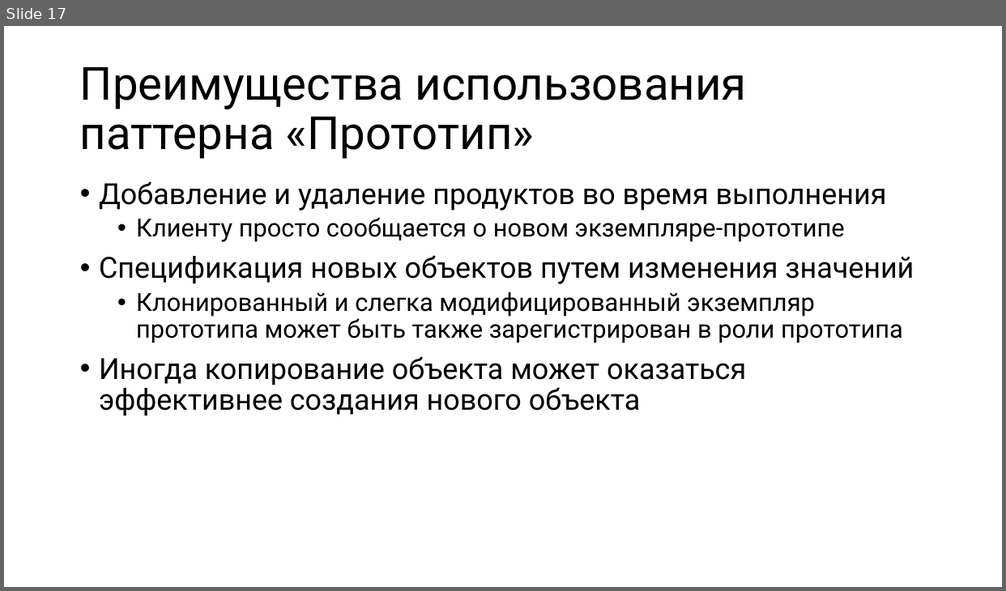
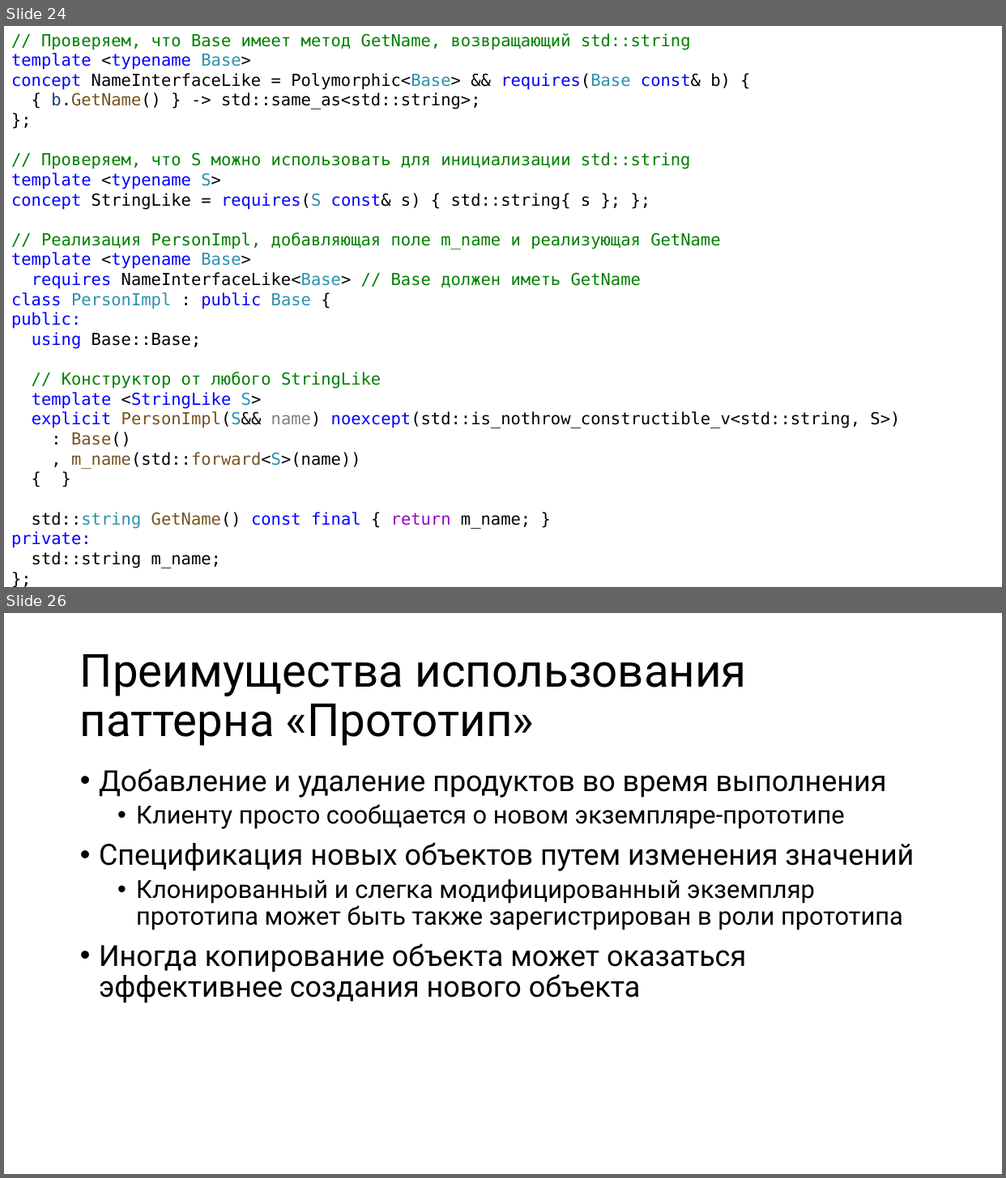
Before and after one commit to alexey-malov/ood, a slide deck: lectures/14.prototype/prototype.pptx. Shown one above the other, each under a label of ours: slide 17 before the commit, slides 24 and 26 after it; the slides between them are not shown. The pictures are 1006x591 and 1006x1178 pixels, drawn with LibreOffice and Linux fonts; fonts in the diff are those of the drawing. Boxes give left, top, right and bottom in pixels: in the first picture for what was removed or moved away, otherwise in the second. Text is boxed around its words. In the diff, an @@ line names an element or a change of style, - is before the commit and + after.

```diff
--- a/lectures/14.prototype/prototype.pptx
+++ b/lectures/14.prototype/prototype.pptx
@@ slide 24 added at <box>4,26,1002,587</box>, background #FFFFFF @@
@@ text added at <box>11,33,900,569</box>, 16 pt, text #000000 @@
+// Проверяем, что Base имеет метод GetName, возвращающий std::string
+template <typename Base>
+concept NameInterfaceLike = Polymorphic<Base> && requires(Base const& b) {
+{ b.GetName() } -> std::same_as<std::string>;
+};
+// Проверяем, что S можно использовать для инициализации std::string
+template <typename S>
+concept StringLike = requires(S const& s) { std::string{ s }; };
+// Реализация PersonImpl, добавляющая поле m_name и реализующая GetName
+template <typename Base>
+requires NameInterfaceLike<Base> // Base должен иметь GetName
+class PersonImpl : public Base {
+public:
+using Base::Base;
+// Конструктор от любого StringLike
+template <StringLike S>
+explicit PersonImpl(S&& name) noexcept(std::is_nothrow_constructible_v<std::string, S>)
+: Base()
+, m_name(std::forward<S>(name))
+{ }
+std::string GetName() const final { return m_name; }
+private:
+std::string m_name;
+};
@@ what was slide 17 is now slide 26 @@
```
Also in this commit, not shown: 5 slides changed, 26 other slides added, 2 slides removed, 10 other files.
